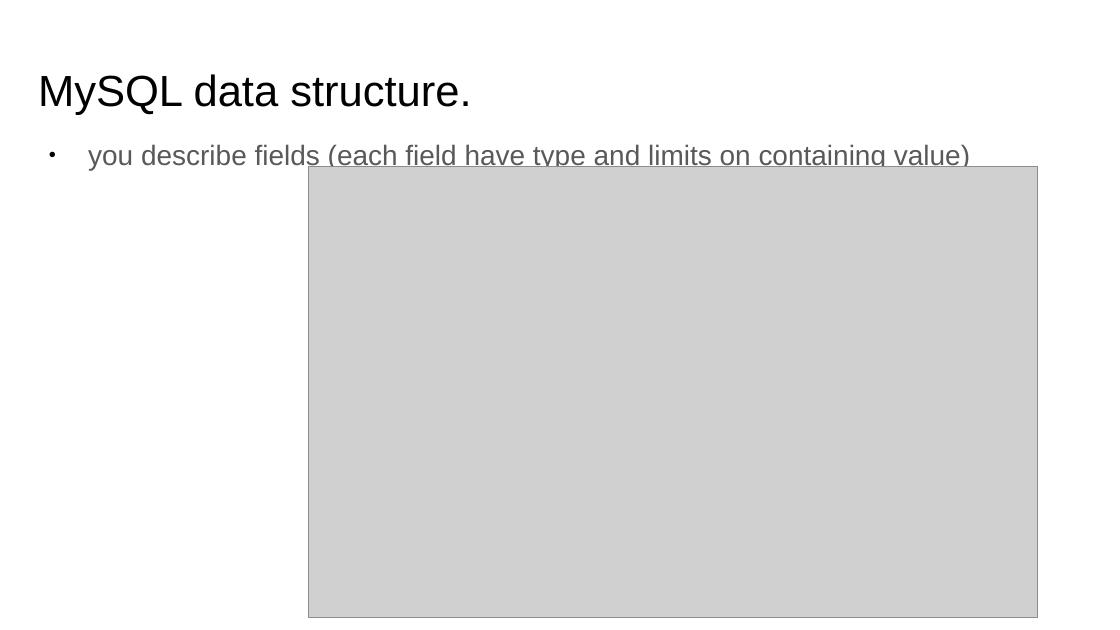
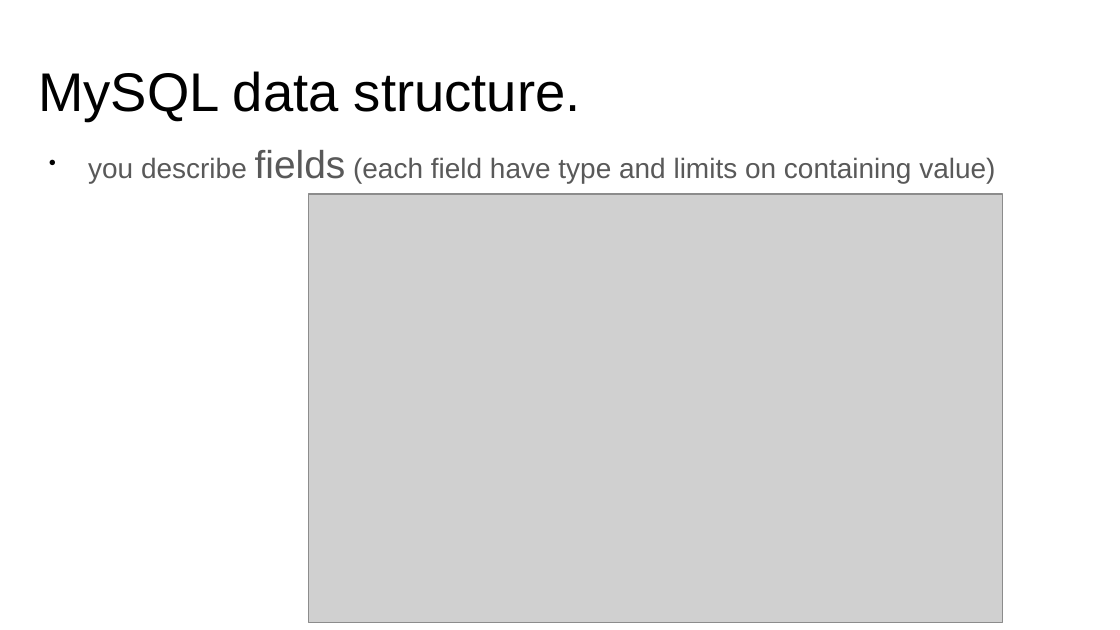
Before and after one commit to Neznajki/devclub-high-load-db, a slide deck: slide 9 of High Load System DB.pptx. Drawn at 1120x630 pixels with LibreOffice and Linux fonts; fonts in the diff are those of the drawing; grey boxes stand for pictures. Boxes give left, top, right and bottom in pixels: in the first picture for what was removed or moved away, otherwise in the second. Text is boxed around its words. In the diff, an @@ line names an element or a change of style, - is before the commit and + after.

```diff
--- a/High Load System DB.pptx
+++ b/High Load System DB.pptx
@@ text "MySQL data structure." at [38, 71, 581, 121]: size 28 to 35 pt @@
@@ text "you describe fields (each field ..." at [88, 150, 995, 183]: size 18 to 25 pt in "fields" @@
@@ picture: place and size @@
-picture at [309, 167, 1038, 617]
+picture at [309, 194, 1002, 623]
```
Also in this commit, not shown: 22 other slides changed, 1 slide added.
